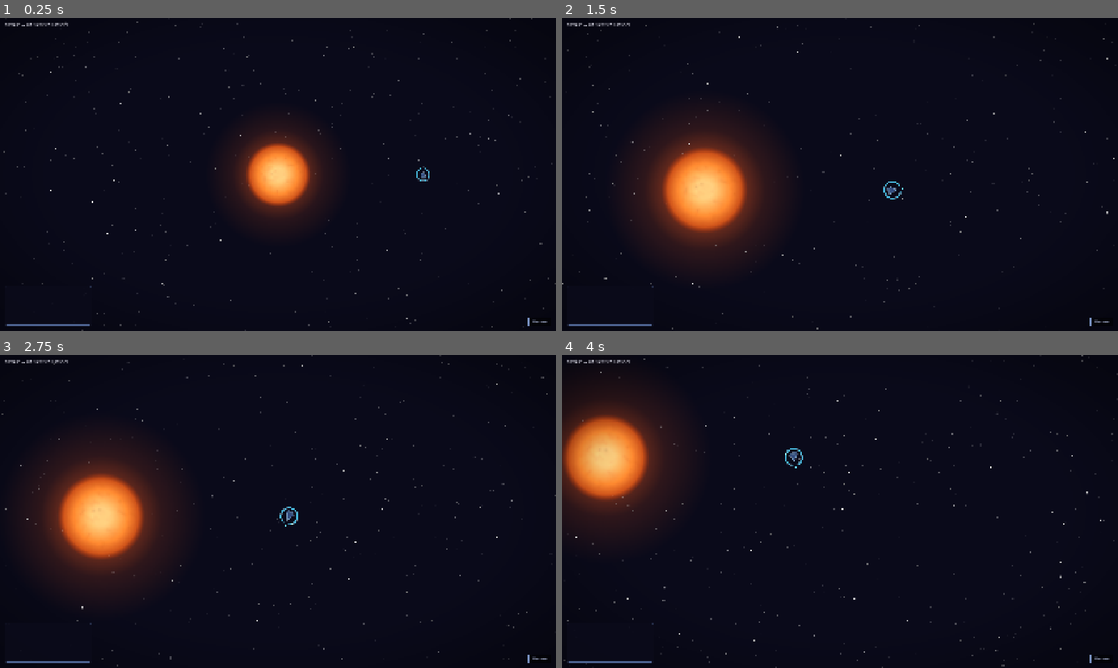
Above: before the commit, frames 1-4 (two rows, left to right).
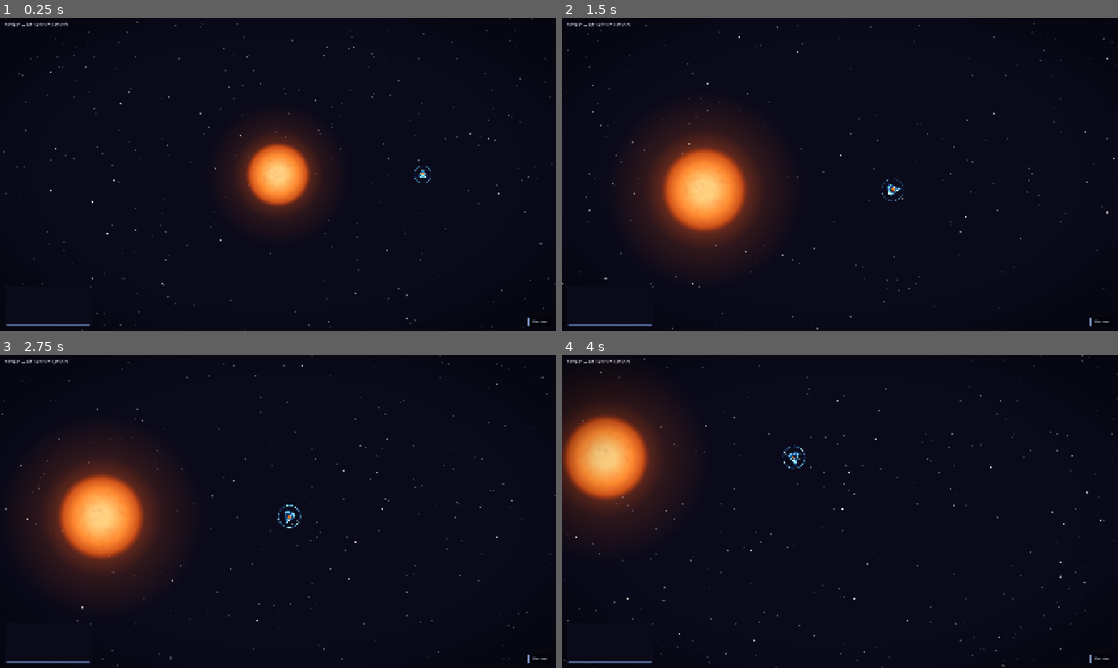
Above: after the commit, the same moments.

Repository: avantgardian/godot-space-idle
Game: Godot game, scene res://scenes/progression.tscn
The game is run twice, just before and just after one commit, with the same random seed, the same clock (stepped at 60 frames per second) and the same inputs. This scene is started directly instead of the project's main scene.
Inputs (mouse positions are in pixels of both pictures, inside the frame that each line leads up to):
- Up to frame 1 (0.25 s): no input
- Up to frame 2 (1.5 s): tap Enter at 0.5 s; move the mouse to (962, 158) at 0.52 s; hold Right (ui_right) 0.53-1.25 s; tap L at 0.6 s; click (962, 158) at 0.67 s; tap Space at 0.77 s; drag from (728, 190) to (812, 237) at 1.27 s
- Up to frame 3 (2.75 s): tap Space at 2 s; move the mouse to (333, 442) at 2.02 s; hold Right (ui_right) from 2.03 s (still down); tap L at 2.1 s
- Up to frame 4 (4 s): release Right (ui_right) at 2.75 s; drag from (812, 574) to (673, 464) at 2.77 s; tap Enter at 3.5 s; move the mouse to (1006, 558) at 3.52 s; hold Left (ui_left) from 3.53 s (still down); tap L at 3.6 s; tap Space at 3.77 s

The runs differ from the first frame. In frame 1, 0.1% of the frame differs, in the area x 74-78%, y 47-53%; in frame 2, 0.1%; in frame 3, 0.2%; in frame 4, 0.2%, in the area x 39-44%, y 28-37%.

Commit message:
Rework mothership into TRON-style vector wireframe
Replace chunky proceduralpixel-art textures with vector _draw() rendering:
angular cyan neon hull (trip-stack polylines for bloom), orange wing
accents, bright cockpit diamond, segmented additive indicator ring,
and twin teal engine jets. Ring alpha capped at 50% to read as GUI
overlay rather than hull structure; pulsates (35-100% of capped alpha)
when not selected to hint clickability, holds steady when selected.

Closes #81

Diff:
--- a/scripts/spaceship.gd
+++ b/scripts/spaceship.gd
@@ -8,6 +8,15 @@
 const DAMPING: float = 0.8
 const COLLISION_RADIUS: float = 14.0
 
+# TRON-inspired palette (cyan + orange accent on near-black).
+const HULL_GLOW := Color(0.18, 0.55, 1.00, 0.45)
+const HULL_LINE := Color(0.55, 0.95, 1.00, 1.00)
+const HULL_BRIGHT := Color(0.92, 1.00, 1.00, 1.00)
+const ACCENT := Color(1.00, 0.55, 0.15, 1.00)
+const ACCENT_GLOW := Color(1.00, 0.45, 0.10, 0.55)
+const COCKPIT := Color(0.92, 1.00, 1.00, 1.00)
+const COCKPIT_GLOW := Color(0.25, 0.75, 1.00, 0.55)
+
 var mass: float = 0.001
 var collision_radius: float = COLLISION_RADIUS
 var input_active: bool = false
@@ -17,14 +26,22 @@
 var _angle: float = 0.0
 var _alive: bool = true
 
-var _thrust_sprite: Sprite2D
+var _thrust_node: Node2D
+var _ring_node: Node2D
+var _flicker: float = 0.0
+var _pulse_phase: float = 0.0
+const _PULSE_SPEED: float = 2.5  # rad/s pulsation when not selected
 
 func _ready():
-	_generate_body_texture()
-	_generate_indicator_ring()
-	_generate_thrust_flame()
-	_thrust_sprite = $ThrustFlame
-	_thrust_sprite.visible = false
+	_ring_node = _RingLayer.new()
+	_ring_node.name = "IndicatorRing"
+	add_child(_ring_node)
+
+	_thrust_node = _GlowLayer.new()
+	_thrust_node.name = "ThrustFlame"
+	add_child(_thrust_node)
+	_thrust_node.visible = false
+
 	position = _pos
 
 func init(start_pos: Vector2):
@@ -56,9 +73,13 @@
 			_vel -= thrust_dir * REVERSE_FORCE * delta
 			thrusting = true
 
-		_thrust_sprite.visible = thrusting
+		_thrust_node.visible = thrusting
+		if _thrust_node is _GlowLayer:
+			(_thrust_node as _GlowLayer).thrusting = thrusting
 	else:
-		_thrust_sprite.visible = false
+		_thrust_node.visible = false
+		if _thrust_node is _GlowLayer:
+			(_thrust_node as _GlowLayer).thrusting = false
 
 	_vel *= max(1.0 - DAMPING * delta, 0.0)
 
@@ -69,6 +90,21 @@
 	_pos += _vel * delta
 	position = _pos
 	rotation = _angle
+
+	_flicker += delta * 22.0
+	if _thrust_node is _GlowLayer:
+		(_thrust_node as _GlowLayer)._phase = _flicker
+		_thrust_node.queue_redraw()
+
+	# Indicator ring pulses only when the ship is not selected (input_active
+	# == false), to hint at clickability. When selected, it holds steady.
+	_pulse_phase += delta * _PULSE_SPEED
+	if _ring_node is _RingLayer:
+		(_ring_node as _RingLayer).pulsate = not input_active
+		(_ring_node as _RingLayer).pulse_phase = _pulse_phase
+		_ring_node.queue_redraw()
+
+	queue_redraw()
 
 func enforce_sun_barrier(min_dist: float):
 	var r := _pos.length()
@@ -99,119 +135,172 @@
 	_alive = false
 	visible = false
 
-func _generate_body_texture():
-	var size: int = 32
-	var image: Image = Image.create(size, size, false, Image.FORMAT_RGBA8)
-	image.fill(Color.TRANSPARENT)
-	var cx: float = size / 2.0
-	var tip_y: float = 3.0
-	var base_y: float = 23.0
-	var engine_y: float = 29.0
-	var half_base: float = 11.0
-	var half_engine: float = 12.0
-
-	for x in range(size):
-		for y in range(size):
-			var fx: float = float(x)
-			var fy: float = float(y)
-			var dx: float = abs(fx - cx)
-
-			if fy >= tip_y and fy <= base_y:
-				var half_w: float = (fy - tip_y) / (base_y - tip_y) * half_base
-				if dx <= half_w:
-					var edge_dist: float = half_w - dx
-					if edge_dist < 2.0:
-						image.set_pixel(x, y, Color(0.45, 0.6, 0.75, 1.0))
-					else:
-						image.set_pixel(x, y, Color(0.2, 0.3, 0.5, 1.0))
-
-			elif fy > base_y and fy <= engine_y:
-				if dx <= half_engine * 0.7:
-					if dx <= half_engine * 0.4:
-						image.set_pixel(x, y, Color(0.3, 0.4, 0.55, 1.0))
-					else:
-						image.set_pixel(x, y, Color(0.25, 0.35, 0.5, 1.0))
-
-	var cockpit_y: int = int(tip_y + 4)
-	image.set_pixel(int(cx), cockpit_y, Color(0.7, 0.85, 1.0, 1.0))
-	image.set_pixel(int(cx), cockpit_y + 1, Color(0.7, 0.85, 1.0, 0.8))
-
-	var body: Sprite2D = Sprite2D.new()
-	body.name = "Body"
-	body.texture = ImageTexture.create_from_image(image)
-	body.centered = true
-	add_child(body)
-
-func _generate_indicator_ring():
-	var size: int = 56
-	var image: Image = Image.create(size, size, false, Image.FORMAT_RGBA8)
-	image.fill(Color.TRANSPARENT)
-	var cx: float = size / 2.0
-	var cy: float = size / 2.0
-	var ring_r: float = 22.0
-	var ring_width: float = 2.0
-	var gap_angle: float = PI / 6.0
-	var gap_half: float = gap_angle / 2.0
-
-	for x in range(size):
-		for y in range(size):
-			var dx: float = float(x) - cx
-			var dy: float = float(y) - cy
-			var dist: float = sqrt(dx * dx + dy * dy)
-
-			if abs(dist - ring_r) <= ring_width:
-				var angle_from_up: float = abs(atan2(dx, -dy))
-				if angle_from_up > gap_half:
-					var fade_dist: float = angle_from_up - gap_half
-					var alpha: float = 0.8
-					if fade_dist < 0.15:
-						alpha = fade_dist / 0.15 * 0.8
-					image.set_pixel(x, y, Color(0.3, 0.85, 0.95, alpha))
-
-	var chevron_y: int = int(cy - ring_r - ring_width - 1)
-	var chevron_size: int = 5
-	for i in range(chevron_size):
-		for j in range(-i, i + 1):
-			var px: int = int(cx) + j
-			var py: int = chevron_y - i
-			if px >= 0 and px < size and py >= 0 and py < size:
-				image.set_pixel(px, py, Color(0.4, 0.9, 1.0, 0.9))
-
-	var ring: Sprite2D = Sprite2D.new()
-	ring.name = "IndicatorRing"
-	ring.texture = ImageTexture.create_from_image(image)
-	ring.centered = true
-	var mat: CanvasItemMaterial = CanvasItemMaterial.new()
-	mat.blend_mode = CanvasItemMaterial.BLEND_MODE_ADD
-	ring.material = mat
-	add_child(ring)
-
-func _generate_thrust_flame():
-	var size: int = 24
-	var image: Image = Image.create(size, size, false, Image.FORMAT_RGBA8)
-	image.fill(Color.TRANSPARENT)
-	var cx: float = size / 2.0
-
-	for x in range(size):
-		for y in range(size):
-			var dx: float = float(x) - cx
-			var dy: float = float(y)
-			if dy > 0 and dy < 18:
-				var width: float = 3.0 + dy * 0.4
-				if abs(dx) < width:
-					var t: float = dy / 18.0
-					var inner: float = abs(dx) / width
-					var alpha: float = (1.0 - t) * (1.0 - inner * inner) * 0.85
-					var g: float = clampf(0.7 - t * 0.6, 0.05, 0.7)
-					image.set_pixel(x, y, Color(1.0, g, 0.0, clampf(alpha, 0.0, 1.0)))
-
-	var flame: Sprite2D = Sprite2D.new()
-	flame.name = "ThrustFlame"
-	flame.texture = ImageTexture.create_from_image(image)
-	flame.centered = true
-	flame.position = Vector2(0, 14)
-	var mat: CanvasItemMaterial = CanvasItemMaterial.new()
-	mat.blend_mode = CanvasItemMaterial.BLEND_MODE_ADD
-	flame.material = mat
-	flame.visible = false
-	add_child(flame)
+# ---------------------------------------------------------------------------
+# Vector hull rendering (TRON-style neon wireframe)
+# ---------------------------------------------------------------------------
+
+func _hull_points() -> PackedVector2Array:
+	# Pointed nose up, swept-back wings, twin engine pods, notched tail.
+	# Closed polyline (last point == first) so draw_polyline closes cleanly.
+	return PackedVector2Array([
+		Vector2(0.0,   -18.0),  # nose tip
+		Vector2(-5.0,   -8.0),  # shoulder left
+		Vector2(-13.0,   6.0),  # outer wing tip left
+		Vector2(-9.0,    7.0),  # wing root left
+		Vector2(-9.0,   11.0),  # engine outer left
+		Vector2(-5.0,  11.0),  # engine inner left
+		Vector2(-5.0,   7.0),  # notch back left
+		Vector2(0.0,    9.0),  # tail center
+		Vector2(5.0,    7.0),  # notch back right
+		Vector2(5.0,  11.0),  # engine inner right
+		Vector2(9.0,   11.0),  # engine outer right
+		Vector2(9.0,    7.0),  # wing root right
+		Vector2(13.0,   6.0),  # outer wing tip right
+		Vector2(5.0,   -8.0),  # shoulder right
+		Vector2(0.0,  -18.0),  # close
+	])
+
+func _accent_quad(side: int) -> PackedVector2Array:
+	# Short diagonal stripe hugging the inner wing leading edge.
+	# side = -1 left / +1 right
+	var s := float(side)
+	return PackedVector2Array([
+		Vector2(-2.0 * s, -6.0),
+		Vector2(-4.5 * s,  1.5),
+		Vector2(-2.5 * s,  1.5),
+		Vector2( 1.0 * s, -6.0),
+		Vector2(-2.0 * s, -6.0),  # close
+	])
+
+func _cockpit_poly() -> PackedVector2Array:
+	return PackedVector2Array([
+		Vector2( 0.0,   -12.5),
+		Vector2( 2.25, -9.0),
+		Vector2( 0.0,   -5.5),
+		Vector2(-2.25, -9.0),
+	])
+
+func _draw():
+	# Outer soft glow underlayer (wide, low alpha) -> the TRON bloom feel.
+	draw_polyline(_hull_points(), HULL_GLOW, 5.0, true)
+	# Mid stroke + crisp inner stroke for the neon edge.
+	draw_polyline(_hull_points(), HULL_LINE, 1.5, true)
+	draw_polyline(_hull_points(), HULL_BRIGHT, 0.5, true)
+
+	# Orange wing accent stripes (filled quad + thin glowing outline).
+	for side in [-1, 1]:
+		var q := _accent_quad(side)
+		draw_colored_polygon(q, ACCENT)
+		draw_polyline(q, ACCENT_GLOW, 2.0, true)
+		draw_polyline(q, ACCENT, 0.5, true)
+
+	# Inner brace lines (recognizer-style cross-bracing).
+	draw_line(Vector2(0.0, -16.0), Vector2(0.0, -10.0), HULL_LINE, 0.75, true)
+	draw_line(Vector2(-5.0, -2.0), Vector2(5.0, -2.0), HULL_LINE, 0.75, true)
+	draw_line(Vector2(-4.0,  3.0), Vector2(4.0,  3.0), HULL_LINE, 0.75, true)
+
+	# Cockpit core: soft glow halo (larger, dim) + bright filled diamond.
+	var halo := PackedVector2Array([
+		Vector2( 0.0,   -14.0),
+		Vector2( 3.75, -9.0),
+		Vector2( 0.0,   -4.0),
+		Vector2(-3.75, -9.0),
+	])
+	draw_colored_polygon(halo, COCKPIT_GLOW)
+	draw_colored_polygon(_cockpit_poly(), COCKPIT)
+
+# ---------------------------------------------------------------------------
+# Additive layers: segmented indicator ring + thrust flame
+# ---------------------------------------------------------------------------
+
+class _GlowLayer extends Node2D:
+	var thrusting := false
+	var _phase := 0.0
+	const _ENGINE_PORT := Color(0.20, 0.60, 1.00, 0.55)
+	const _PORT_CORE  := Color(0.85, 1.00, 1.00, 0.90)
+	const _FLAME_OUT  := Color(0.10, 0.60, 1.00, 0.95)
+	const _FLAME_IN   := Color(0.85, 1.00, 1.00, 0.95)
+
+	func _init() -> void:
+		var mat := CanvasItemMaterial.new()
+		mat.blend_mode = CanvasItemMaterial.BLEND_MODE_ADD
+		material = mat
+
+	func _draw() -> void:
+		# Twin engine port glows (always-on small halos).
+		for port in [Vector2(-8.0, 11.0), Vector2(8.0, 11.0)]:
+			draw_circle(port, 3.5, _ENGINE_PORT)
+			draw_circle(port, 1.5, _PORT_CORE)
+
+		if not thrusting:
+			return
+
+		# Dual twin-jet exhausts (TRON jet-blue, additive).
+		for port in [Vector2(-8.0, 11.0), Vector2(8.0, 11.0)]:
+			var length := 22.0 + sin(_phase) * 6.0
+			var hf := 2.5
+			var outer := PackedVector2Array([
+				port + Vector2(-hf,       0.0),
+				port + Vector2( hf,       0.0),
+				port + Vector2( hf * 0.6, length),
+				port + Vector2(-hf * 0.6, length),
+			])
+			draw_colored_polygon(outer, _FLAME_OUT)
+			var inner := PackedVector2Array([
+				port + Vector2(-hf * 0.45, 0.0),
+				port + Vector2( hf * 0.45, 0.0),
+				port + Vector2( hf * 0.20, length * 0.85),
+				port + Vector2(-hf * 0.20, length * 0.85),
+			])
+			draw_colored_polygon(inner, _FLAME_IN)
+
+class _RingLayer extends Node2D:
+	# GUI-element feel: alpha capped at 0.5 so the ring reads as an overlay,
+	# not part of the ship hull.
+	const _GLOW   := Color(0.18, 0.55, 1.00, 0.15)
+	const _LINE   := Color(0.45, 0.95, 1.00, 0.475)
+	const _BRIGHT := Color(0.85, 1.00, 1.00, 0.50)
+	# Pulse envelope when not selected: swings alpha between ~35% and 100%
+	# of the (already capped) base values above.
+	const _PULSE_MIN := 0.35
+
+	var pulsate: bool = true
+	var pulse_phase: float = 0.0
+
+	func _init() -> void:
+		var mat := CanvasItemMaterial.new()
+		mat.blend_mode = CanvasItemMaterial.BLEND_MODE_ADD
+		material = mat
+
+	static func _mod(c: Color, factor: float) -> Color:
+		return Color(c.r, c.g, c.b, c.a * factor)
+
+	func _draw() -> void:
+		var r := 29.0
+		# Four arc segments with symmetric gaps (no heading marker; the
+		# pointed hull already conveys direction).
+		var segments := 4
+		var gap := 0.28
+		var arc_len := (TAU - segments * gap) / segments
+		var start := -PI * 0.5 + gap * 0.5  # first arc starts just below top
+
+		var alpha_mult := 1.0
+		if pulsate:
+			# Smooth sinusoidal pulse in [0.35, 1.0].
+			alpha_mult = _PULSE_MIN + (1.0 - _PULSE_MIN) * (sin(pulse_phase) * 0.5 + 0.5)
+
+		var glow_c   := _mod(_GLOW,   alpha_mult)
+		var line_c   := _mod(_LINE,   alpha_mult)
+		var bright_c := _mod(_BRIGHT, alpha_mult)
+
+		for i in range(segments):
+			var a0 := start + (arc_len + gap) * i
+			var a1 := a0 + arc_len
+			var pts := PackedVector2Array()
+			var n := 18
+			for j in range(n + 1):
+				var a := lerpf(a0, a1, float(j) / float(n))
+				pts.append(Vector2(cos(a) * r, sin(a) * r))
+			draw_polyline(pts, glow_c,   5.0, true)
+			draw_polyline(pts, line_c,   1.5, true)
+			draw_polyline(pts, bright_c, 0.5, true)
Not shown, added: scripts/spaceship.gd.uid
